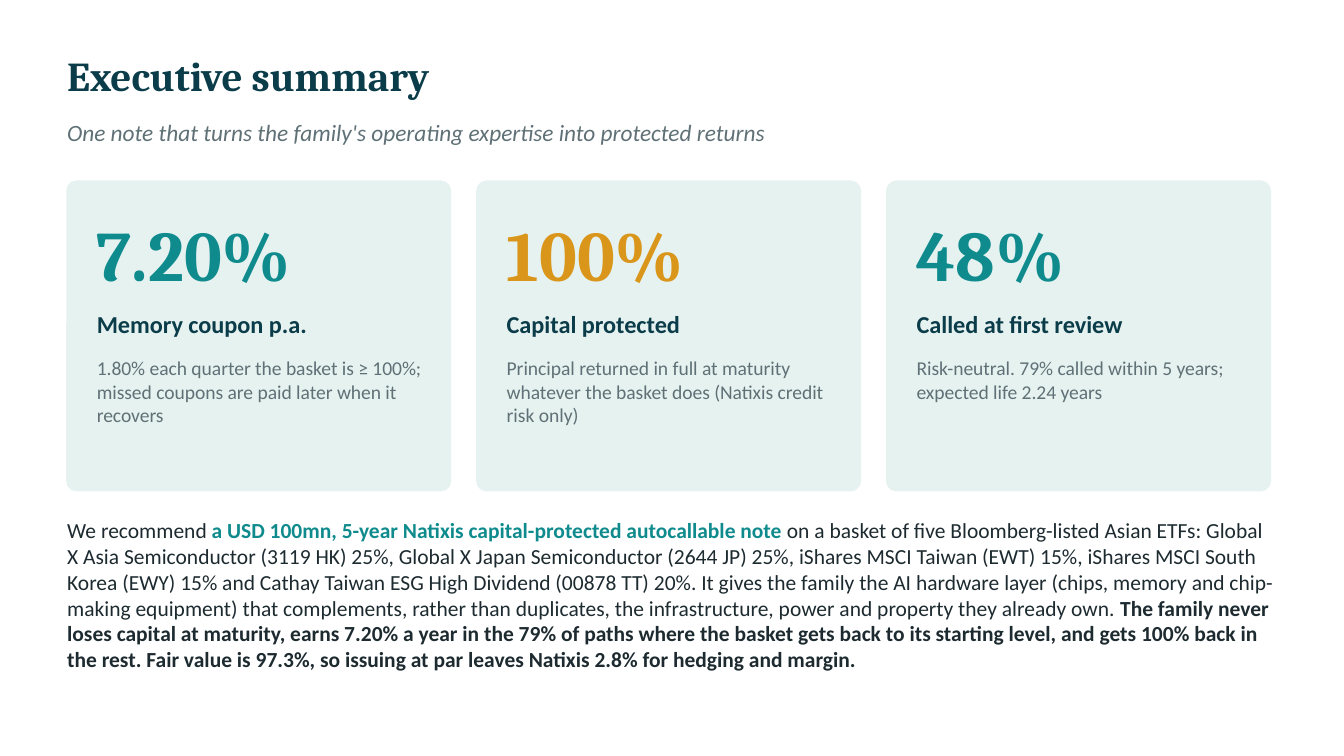
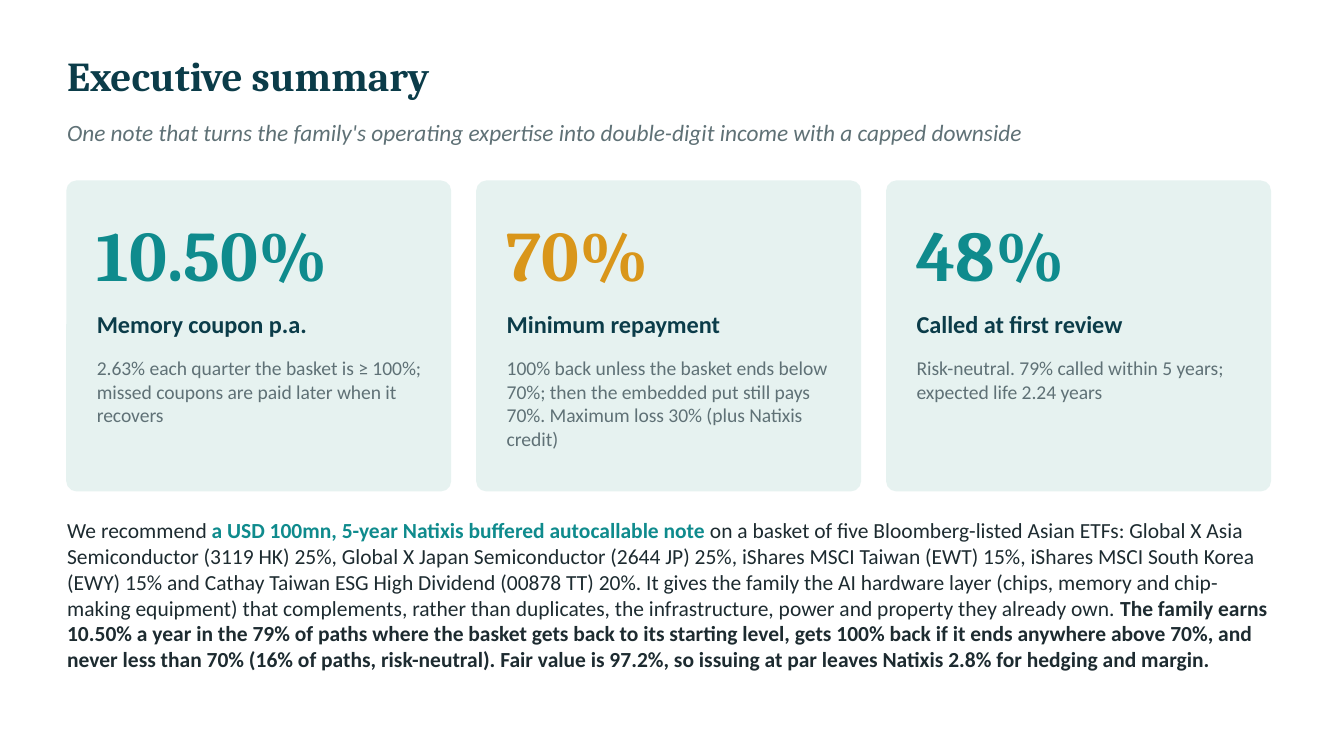
Before and after one commit to benjaminlhl/natixis-case-comp, a slide deck: slide 3 of deck/Asian-Digital-Autocallable-Note.pptx. Drawn at 1344x756 pixels with LibreOffice and Linux fonts; fonts in the diff are those of the drawing. Boxes give left, top, right and bottom in pixels: in the first picture for what was removed or moved away, otherwise in the second. Text is boxed around its words. In the diff, an @@ line names an element or a change of style, - is before the commit and + after.

```diff
--- a/deck/Asian-Digital-Autocallable-Note.pptx
+++ b/deck/Asian-Digital-Autocallable-Note.pptx
@@ text at [67, 125, 1022, 145]: text changed @@
-One note that turns the family's operating expertise into protected returns
+One note that turns the family's operating expertise into double-digit income with a capped downside
@@ text at [97, 232, 328, 283]: text changed @@
-7.20%
+10.50%
@@ text at [507, 232, 649, 283]: text changed @@
-100%
+70%
@@ text at [507, 316, 721, 337]: text changed @@
-Capital protected
+Minimum repayment
@@ text at [97, 361, 421, 422]: text changed @@
-1.80% each quarter the basket is ≥ 100%; missed coupons are paid later when it recovers
+2.63% each quarter the basket is ≥ 100%; missed coupons are paid later when it recovers
@@ text at [507, 361, 828, 448]: text changed @@
-Principal returned in full at maturity whatever the basket does (Natixis credit risk only)
+100% back unless the basket ends below 70%; then the embedded put still pays 70%. Maximum loss 30% (plus Natixis credit)
@@ text at [67, 523, 1267, 671]: text changed @@
-We recommend a USD 100mn, 5-year Natixis capital-protected autocallable note on a basket of five Bloomberg-listed Asian ETFs: Global X Asia Semiconductor (3119 HK) 25%, Global X Japan Semiconductor (2644 JP) 25%, iShares MSCI Taiwan (EWT) 15%, iShares MSCI South Korea (EWY) 15% and Cathay Taiwan ESG High Dividend (00878 TT) 20%. It gives the family the AI hardware layer (chips, memory and chip-making equipment) that complements, rather than duplicates, the infrastructure, power and property they already own. The family never loses capital at maturity, earns 7.20% a year in the 79% of paths where the basket gets back to its starting level, and gets 100% back in the rest. Fair value is 97.3%, so issuing at par leaves Natixis 2.8% for hedging and margin.
+We recommend a USD 100mn, 5-year Natixis buffered autocallable note on a basket of five Bloomberg-listed Asian ETFs: Global X Asia Semiconductor (3119 HK) 25%, Global X Japan Semiconductor (2644 JP) 25%, iShares MSCI Taiwan (EWT) 15%, iShares MSCI South Korea (EWY) 15% and Cathay Taiwan ESG High Dividend (00878 TT) 20%. It gives the family the AI hardware layer (chips, memory and chip-making equipment) that complements, rather than duplicates, the infrastructure, power and property they already own. The family earns 10.50% a year in the 79% of paths where the basket gets back to its starting level, gets 100% back if it ends anywhere above 70%, and never less than 70% (16% of paths, risk-neutral). Fair value is 97.2%, so issuing at par leaves Natixis 2.8% for hedging and margin.
```
Also in this commit, not shown: 13 other slides changed, 14 other files.
